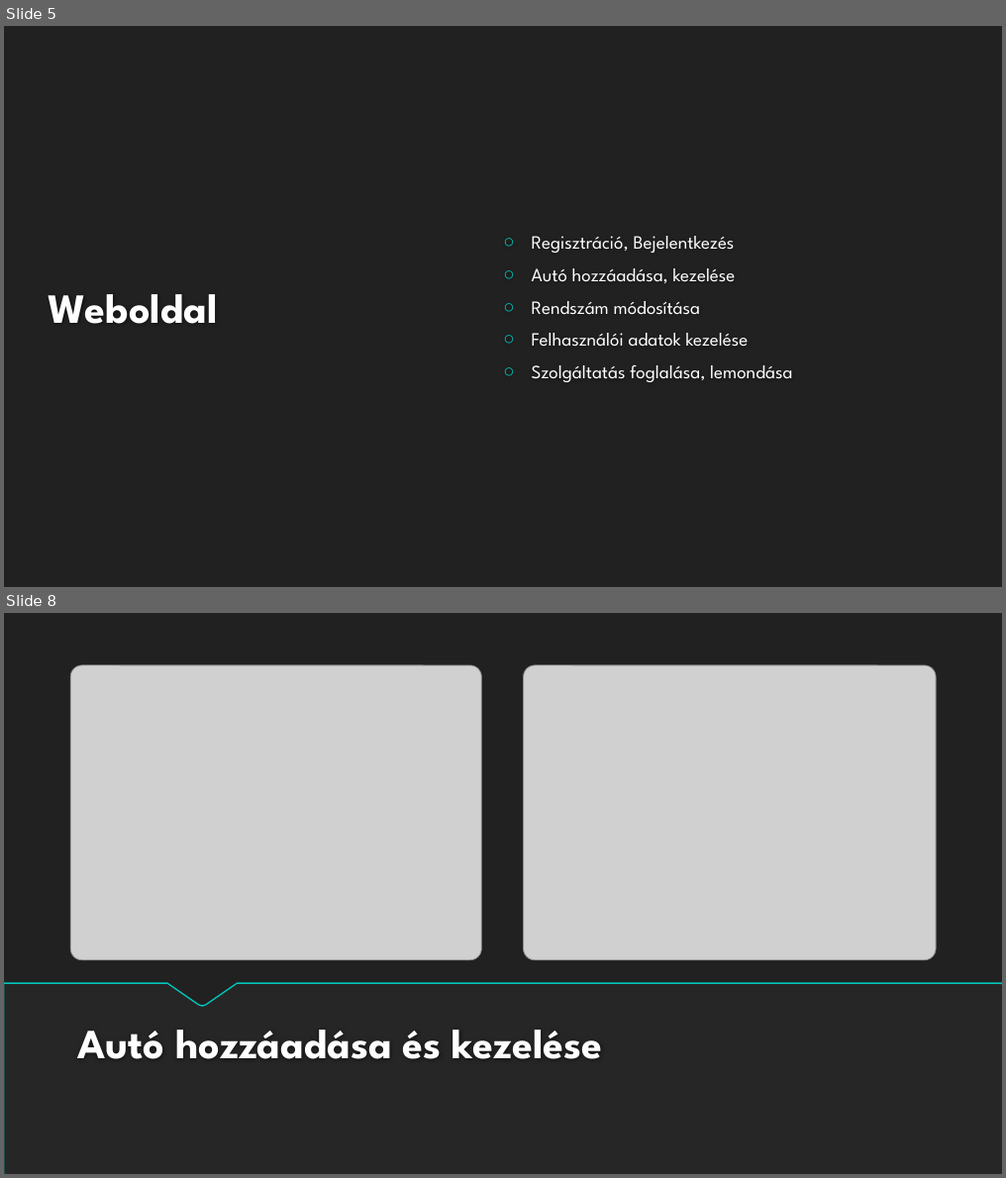
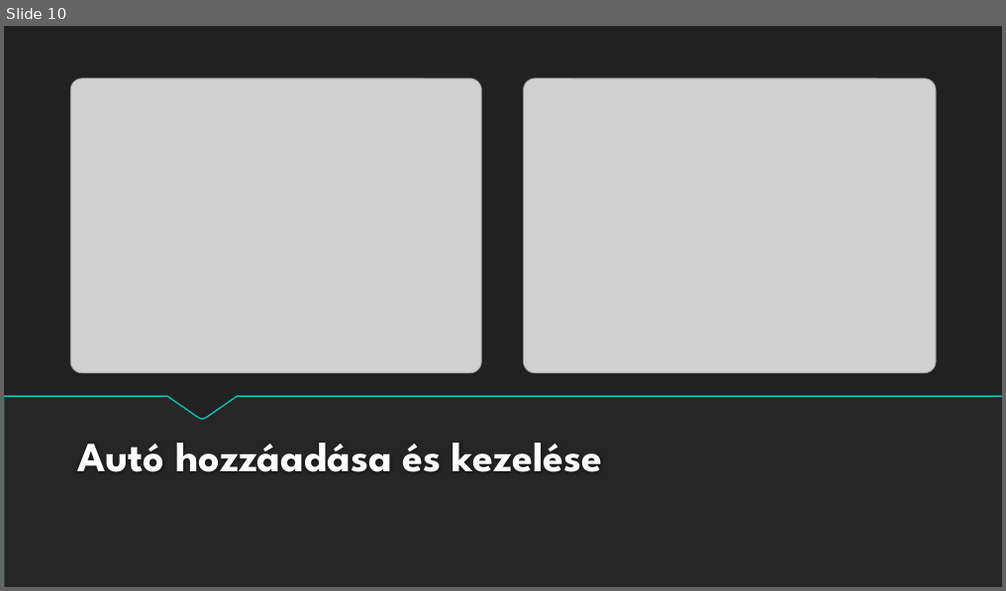
Before and after one commit to Andris2579/automuhely, a slide deck: Autóműhely.pptx. Shown one above the other, each under a label of ours: slides 5 and 8 before the commit, slide 10 after it; the slides between them are not shown. The pictures are 1006x1178 and 1006x591 pixels, drawn with LibreOffice and Linux fonts; fonts in the diff are those of the drawing; grey boxes stand for pictures; background and template pictures are left out. Boxes give left, top, right and bottom in pixels: in the first picture for what was removed or moved away, otherwise in the second. Text is boxed around its words. In the diff, an @@ line names an element or a change of style, - is before the commit and + after.

```diff
--- a/Autóműhely.pptx
+++ b/Autóműhely.pptx
@@ slide 5 removed at [4, 26, 1002, 587], background #212121 @@
@@ text removed at [532, 236, 792, 382] @@
-○ Regisztráció, Bejelentkezés
-○ Autó hozzáadása, kezelése
-○ Rendszám módosítása
-○ Felhasználói adatok kezelése
-○ Szolgáltatás foglalása, lemondása
@@ title removed at [49, 294, 218, 324] @@
-Weboldal
@@ what was slide 8 is now slide 10 @@
```
Also in this commit, not shown: 10 slides changed, 9 slides added, 3 other slides removed.
